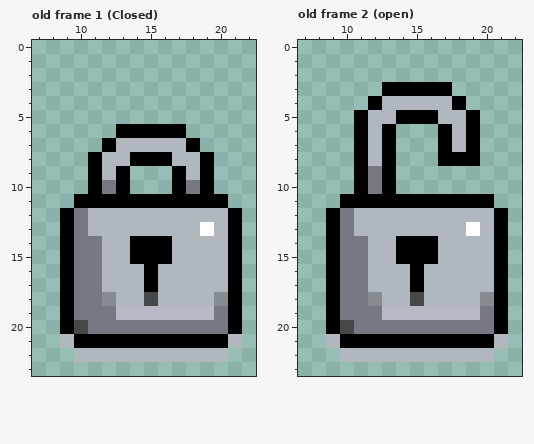
One commit to this pixel-art file: project-2/assets/UI/UI Components/Lock-Icon.aseprite. Above: the version before the commit.
64x64 pixels, 2 frames. Shown: old frame 1 (Closed): x 7..22, y 0..23; old frame 2 (open): x 7..22, y 0..23. The old version is drawn lined up with the new one, on the new canvas. The commit also changed other frames, which this record leaves out.
New version:
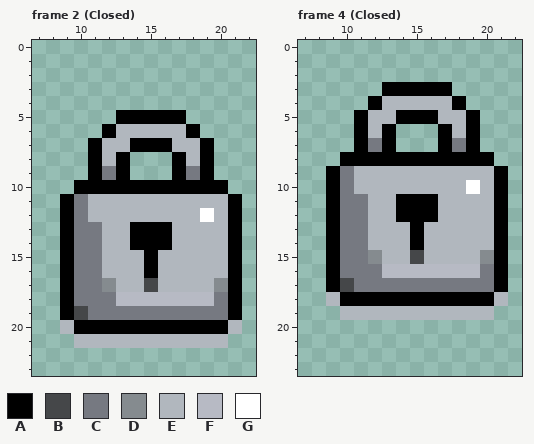
Palette (. is transparent): A #000000  B #454749  C #767981  D #858b8f  E #b1b7be  F #b7bac4  G #ffffff
A new or re-ordered frame is compared with the old frame closest to it.
Change:
canvas 64x64 -> 32x32, the old top-left corner now at -16,-16 (the part of the old canvas that was cut away was empty and is not shown)
frames 2 -> 18
Changed rows in their new state; - is an unchanged pixel.
Frame 2 (Closed) is new; against old frame 1 (Closed):
first column x 9:
 5 ----AAAAA----
 6 ---AEEEEEA---
 7 --AE-AAA-EA--
 8 ----A...A----
 9 ---C-----C---
10 -A-A-AAA-A-A-
11 ACEEEEEEEEEEA
12 ----------G--
13 --C--AAA--E--
15 -----E-E-----
17 ---D--B----D-
18 ---CFFFFFFFC-
19 -B--CCCCCCC--
20 EAAAAAAAAAAAE
21 .EEEEEEEEEEE.
22 -...........-
Frame 4 (Closed) is new; against old frame 2 (open):
first column x 9:
 7 ---C-----C---
 8 -A-A-AAA---A-
 9 ACEEEEEEEEEEA
10 ACEEEEEEEEGEA
11 ACCEE---EEEEA
12 --C--AAA-----
13 --C---A---E--
14 -----E-E-----
15 ---D-EBE---D-
16 ---CFFFFFFFC-
17 -B-CCCCCCCCC-
18 EAAAAAAAAAAAE
19 .EEEEEEEEEEE.
20 .............
21 .............
22 -...........-
Boxes around the changes in both pictures, in picture pixels (x1, y1, x2, y2):
changed: (60, 110, 242, 362)
changed: (326, 138, 508, 362)
